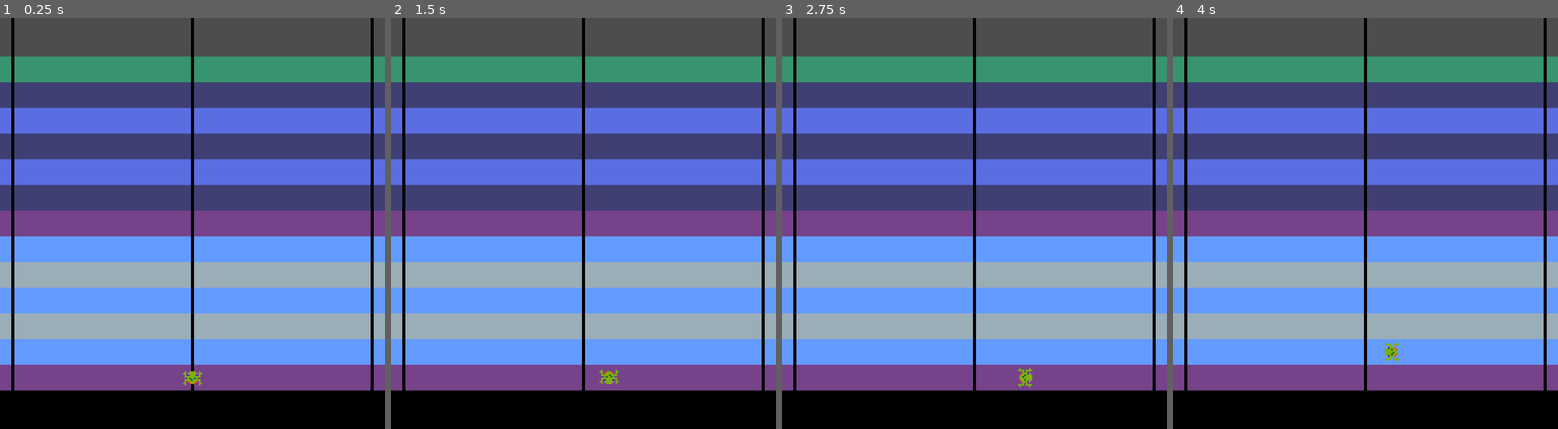
Above: before the commit, frames 1-4 (left to right).
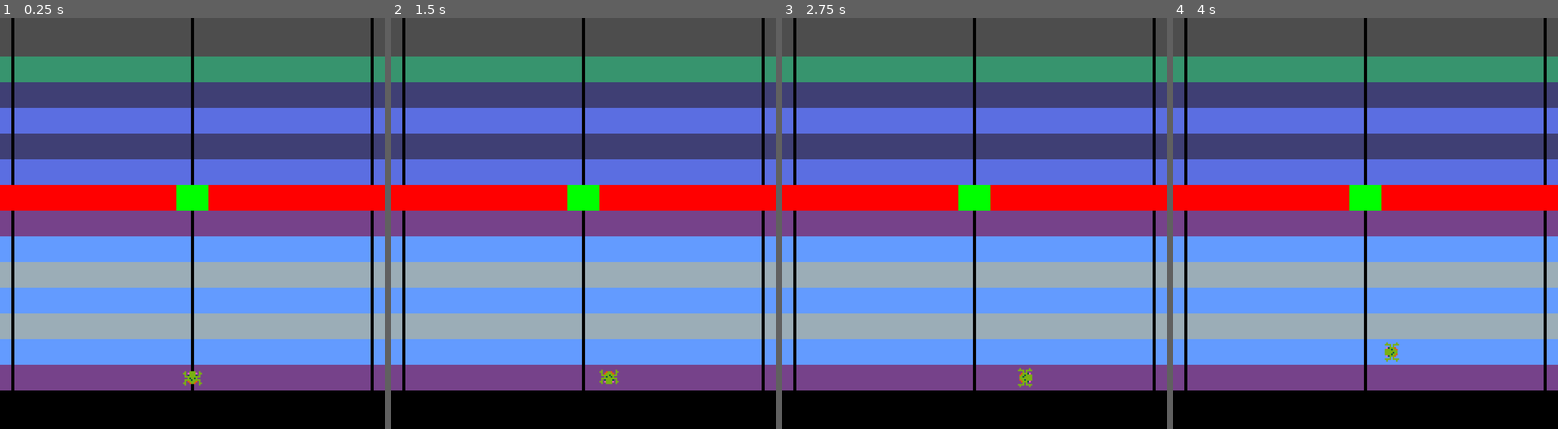
Above: after the commit, the same moments.

Repository: splinecraft/frogger
Game: Godot game, scene res://frogger_gym.tscn
Two runs of this game, one before a commit and one after it. Both use one fixed random seed, a clock stepped at 60 frames per second and the inputs below.
Inputs:
- Up to frame 1 (0.25 s): no input
- Up to frame 2 (1.5 s): tap Enter at 0.5 s; hold Right (right) 0.53-1.28 s; tap Space at 1.25 s; hold S (down) from 1.28 s (still down)
- Up to frame 3 (2.75 s): tap Enter at 2 s; release S (down) at 2.03 s; hold Right (right) from 2.03 s (still down)
- Up to frame 4 (4 s): tap Space at 2.75 s; release Right (right) at 2.78 s; hold Up (up) 2.78-3.53 s; tap Enter at 3.5 s; hold A (left) from 3.53 s (still down)

The runs differ from the first frame. In frame 1, 6.2% of the frame differs, in the area x 0-100%, y 40-47%; in frame 2, 6.2%; in frame 3, 6.2%; in frame 4, 6.2%.

Commit message:
basic safe/death state testing

Diff:
--- /dev/null
+++ b/death_area.gd
@@ -0,0 +1 @@
+extends Area2D
--- a/frogger_gym.gd
+++ b/frogger_gym.gd
@@ -1,14 +1,32 @@
 extends Node2D
 
 @onready var frog: CharacterBody2D = $Frog
+@onready var death_area: Area2D = $DeathArea
+@onready var safe_area: Area2D = $SafeArea
 
+
+var in_water : bool = false
+var on_platform : bool = false
 
 # Called when the node enters the scene tree for the first time.
 func _ready() -> void:
-	pass
-
+	death_area.body_entered.connect(_in_water.bind(true))
+	death_area.body_exited.connect(_in_water.bind(false))
+	safe_area.body_entered.connect(_on_platform.bind(true))
+	safe_area.body_exited.connect(_on_platform.bind(false))
 
 
 # Called every frame. 'delta' is the elapsed time since the previous frame.
 func _process(delta: float) -> void:
-	pass
+	if in_water and not on_platform:
+		print("dead!")
+
+
+func _in_water(body, state) -> void:
+	in_water = state
+	print("in water: ", state)
+
+
+func _on_platform(body, state) -> void:
+	on_platform = state
+	print("on platform: ", state)
--- a/frogger_gym.tscn
+++ b/frogger_gym.tscn
@@ -1,10 +1,17 @@
-[gd_scene load_steps=5 format=3 uid="uid://b83ov23vrpvj5"]
+[gd_scene load_steps=8 format=3 uid="uid://b83ov23vrpvj5"]
 
 [ext_resource type="PackedScene" uid="uid://ber283x8u6ura" path="res://assets/frog.tscn" id="1_fedk0"]
 [ext_resource type="Script" uid="uid://b0c4fqqhe351e" path="res://frogger_gym.gd" id="1_jt4di"]
 [ext_resource type="Texture2D" uid="uid://bc47drgrupljn" path="res://content/level_guide.png" id="2_jt4di"]
+[ext_resource type="Script" uid="uid://cxv2f2h2d0pft" path="res://death_area.gd" id="4_hqt0o"]
 
 [sub_resource type="WorldBoundaryShape2D" id="WorldBoundaryShape2D_fedk0"]
+
+[sub_resource type="RectangleShape2D" id="RectangleShape2D_kddss"]
+size = Vector2(240, 12)
+
+[sub_resource type="RectangleShape2D" id="RectangleShape2D_hqt0o"]
+size = Vector2(20, 12)
 
 [node name="Gym" type="Node2D"]
 script = ExtResource("1_jt4di")
@@ -12,9 +19,6 @@
 [node name="TEMPLevelGuide" type="Sprite2D" parent="."]
 position = Vector2(120, 128)
 texture = ExtResource("2_jt4di")
-
-[node name="Frog" parent="." instance=ExtResource("1_fedk0")]
-position = Vector2(120, 224)
 
 [node name="WorldBoundaries" type="Node" parent="."]
 
@@ -53,3 +57,40 @@
 position = Vector2(96.5, 10.999998)
 rotation = 3.1415925
 shape = SubResource("WorldBoundaryShape2D_fedk0")
+
+[node name="DeathArea" type="Area2D" parent="."]
+position = Vector2(120, 112)
+script = ExtResource("4_hqt0o")
+
+[node name="ColorRect" type="ColorRect" parent="DeathArea"]
+anchors_preset = 8
+anchor_left = 0.5
+anchor_top = 0.5
+anchor_right = 0.5
+anchor_bottom = 0.5
+offset_left = -120.0
+offset_top = -8.0
+offset_right = 120.0
+offset_bottom = 8.0
+grow_horizontal = 2
+grow_vertical = 2
+color = Color(1, 0, 0, 1)
+
+[node name="CollisionShape2D" type="CollisionShape2D" parent="DeathArea"]
+shape = SubResource("RectangleShape2D_kddss")
+
+[node name="Frog" parent="." instance=ExtResource("1_fedk0")]
+position = Vector2(120, 224)
+
+[node name="SafeArea" type="Area2D" parent="."]
+position = Vector2(120, 112)
+
+[node name="ColorRect" type="ColorRect" parent="SafeArea"]
+offset_left = -10.0
+offset_top = -8.0
+offset_right = 10.0
+offset_bottom = 8.0
+color = Color(0, 1, 0, 1)
+
+[node name="CollisionShape2D" type="CollisionShape2D" parent="SafeArea"]
+shape = SubResource("RectangleShape2D_hqt0o")
Not shown, added: death_area.gd.uid
